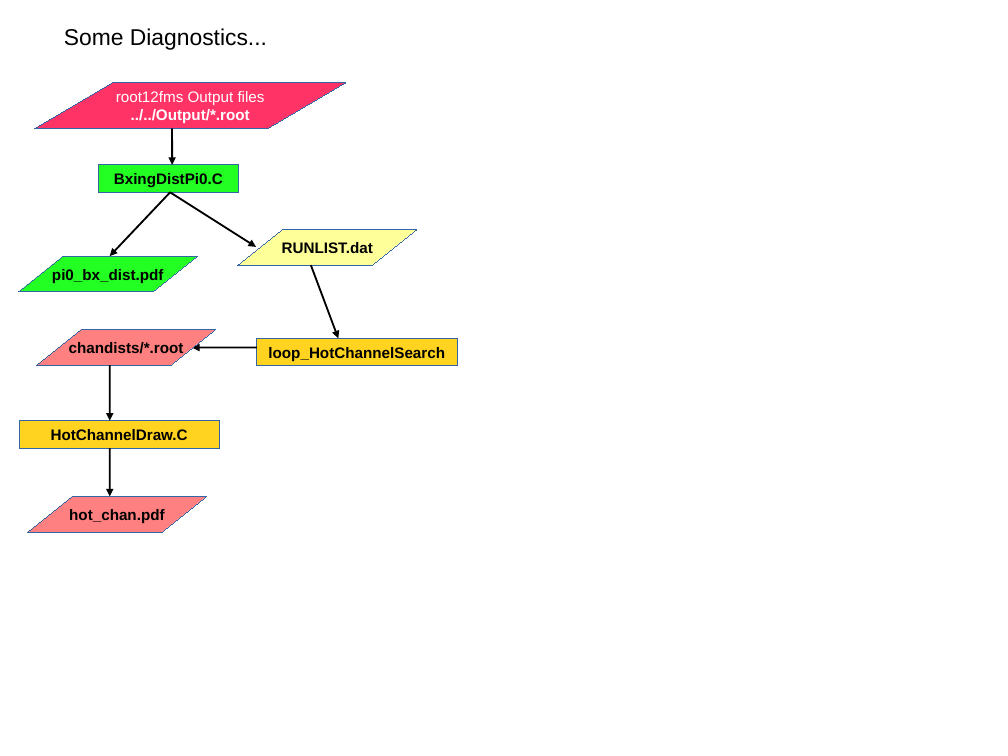
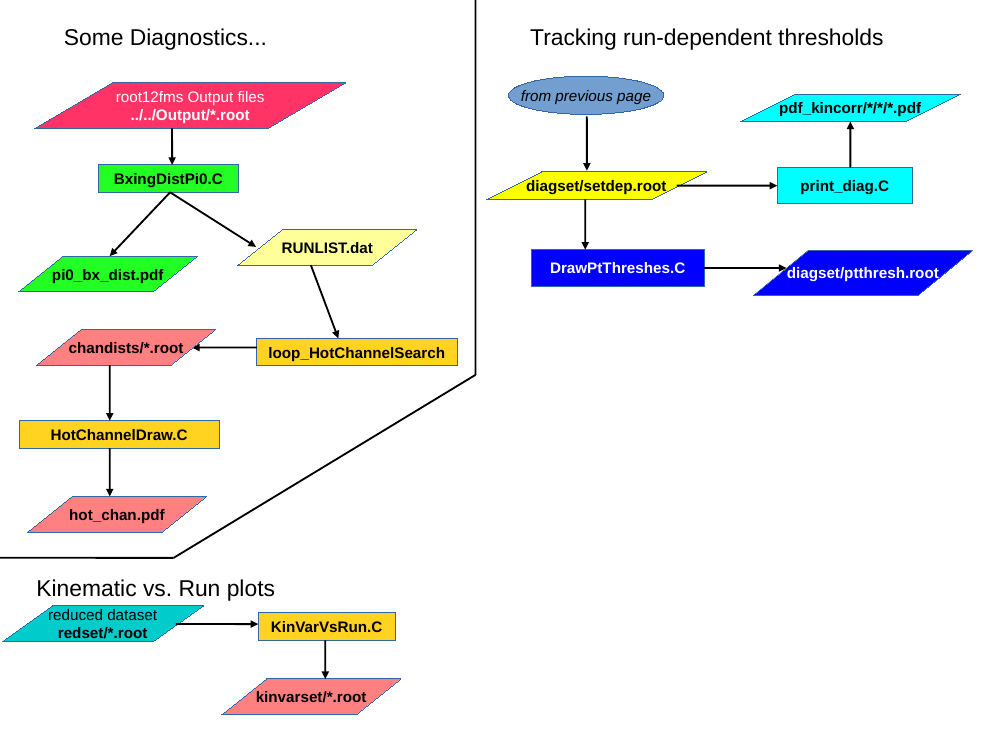
Before and after one commit to c-dilks/spinlong, a slide deck: slide 2 of doc_diagram.odp. Drawn at 1008x756 pixels with LibreOffice and Linux fonts; fonts in the diff are those of the drawing. Boxes give left, top, right and bottom in pixels: in the first picture for what was removed or moved away, otherwise in the second. Text is boxed around its words. In the diff, an @@ line names an element or a change of style, - is before the commit and + after.

```diff
--- a/doc_diagram.odp
+++ b/doc_diagram.odp
@@ line added from (476, 375) to (476, 0), #000000 1.45 pt @@
@@ text added at <box>530,28,883,50</box>, 18 pt, text #000000 @@
+Tracking run-dependent thresholds
@@ ellipse added at <box>509,76,664,114</box>, fill #729FCF, outline #3465A4 0 pt, 12 pt, text #000000, italic @@
+from previous page
@@ arrow added from (587, 116) to (587, 171), #000000 1.45 pt @@
@@ parallelogram added at <box>741,94,960,122</box>, fill #00FFFF, outline #3465A4 0 pt, 12 pt, text #000000, bold @@
+pdf_kincorr/*/*/*.pdf
@@ arrow added from (851, 167) to (851, 122), #000000 1.45 pt @@
@@ parallelogram added at <box>487,172,706,199</box>, fill #FFFF00, outline #3465A4 0 pt, 12 pt, text #000000, bold @@
+diagset/setdep.root
@@ rectangle added at <box>777,167,913,204</box>, fill #00FFFF, outline #3465A4 0 pt, 12 pt, text #000000, bold @@
+print_diag.C
@@ arrow added from (585, 199) to (585, 250), #000000 1.45 pt @@
@@ arrow added from (677, 186) to (777, 186), #000000 1.45 pt @@
@@ rectangle added at <box>531,250,704,286</box>, fill #0000FF, outline #3465A4 0 pt, 12 pt, text #FFFFFF, bold @@
+DrawPtThreshes.C
@@ arrow added from (704, 268) to (787, 268), #000000 1.45 pt @@
@@ parallelogram added at <box>754,251,973,295</box>, fill #0000FF, outline #3465A4 0 pt, 12 pt, text #FFFFFF, bold @@
+diagset/ptthresh.root
@@ line added from (174, 558) to (476, 375), #000000 1.45 pt @@
@@ line added from (0, 558) to (174, 558), #000000 1.45 pt @@
@@ text added at <box>36,579,275,601</box>, 18 pt, text #000000 @@
+Kinematic vs. Run plots
@@ parallelogram added at <box>2,606,203,641</box>, fill #00CCCC, outline #3465A4 0 pt, 12 pt, text #000000 @@
+reduced dataset
+redset/*.root
@@ arrow added from (176, 624) to (258, 624), #000000 1.45 pt @@
@@ parallelogram added at <box>258,613,395,640</box>, fill #FFD320, outline #3465A4 0 pt, 12 pt, text #000000, bold @@
+KinVarVsRun.C
@@ arrow added from (326, 640) to (326, 679), #000000 1.45 pt @@
@@ parallelogram added at <box>221,679,401,714</box>, fill #FF8080, outline #3465A4 0 pt, 12 pt, text #000000, bold @@
+kinvarset/*.root
```
Also in this commit, not shown: 1 other slide changed, 13 other files.
